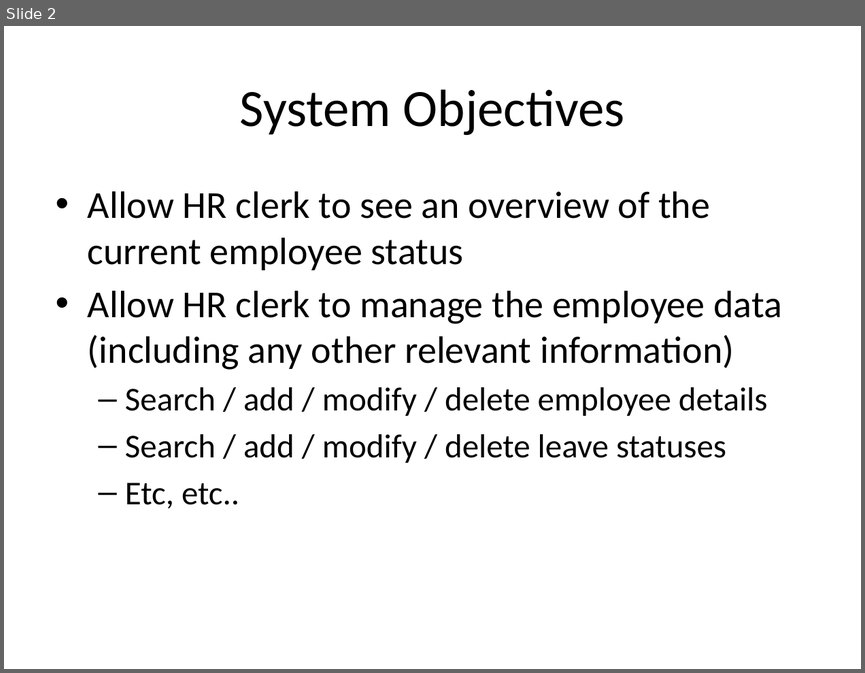
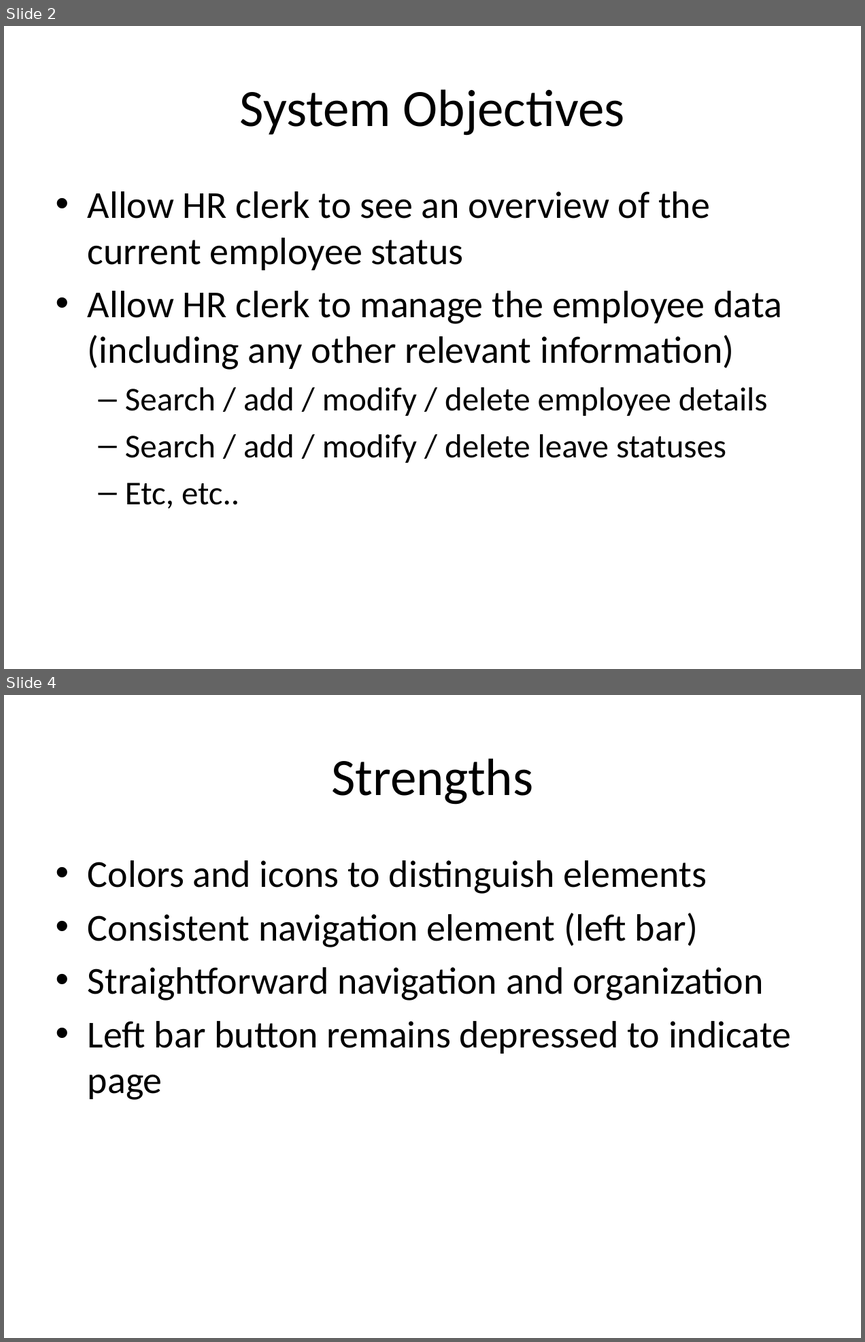
Before and after one commit to cs3249-microscope/main, a slide deck: Critique/3249critiquepresentation.pptx. Shown one above the other, each under a label of ours: slide 2 before the commit, slides 2 and 4 after it; the slides between them are not shown. The pictures are 865x673 and 865x1342 pixels, drawn with LibreOffice and Linux fonts; fonts in the diff are those of the drawing. Boxes give left, top, right and bottom in pixels: in the first picture for what was removed or moved away, otherwise in the second. Text is boxed around its words. In the diff, an @@ line names an element or a change of style, - is before the commit and + after.

```diff
--- a/Critique/3249critiquepresentation.pptx
+++ b/Critique/3249critiquepresentation.pptx
@@ slide 4 added at [4,695,861,1338], background #FFFFFF @@
@@ title added at [331,758,533,804], 44 pt, text #000000 @@
+Strengths
@@ text added at [88,860,791,1100], 32 pt, text #000000 @@
+• Colors and icons to distinguish elements
+• Consistent navigation element (left bar)
+• Straightforward navigation and organization
+• Left bar button remains depressed to indicate page
```
Also in this commit, not shown: 9 other slides added, 2 slides removed.
